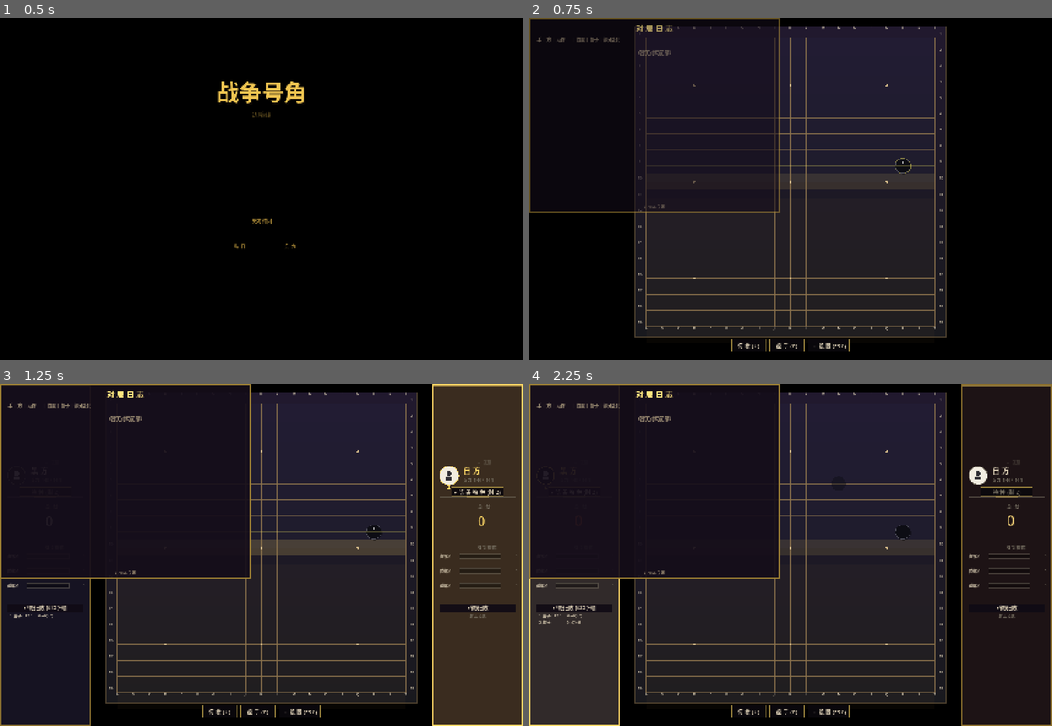
Above: before the commit, frames 1-4 (two rows, left to right).
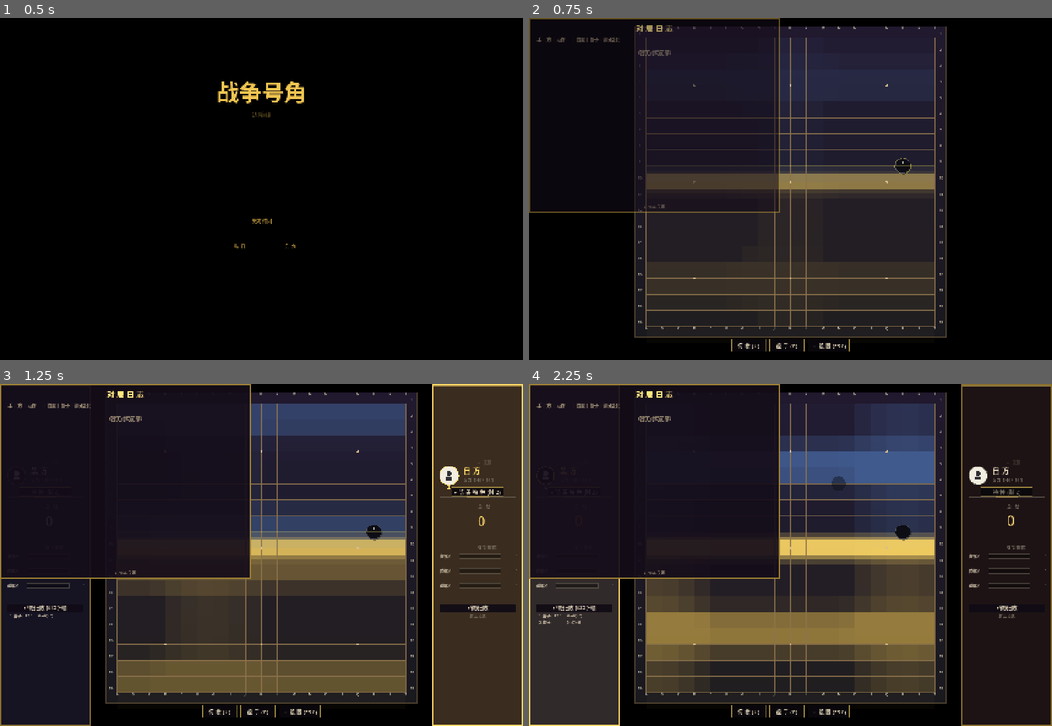
Above: after the commit, the same moments.

Repository: longgege-cd/GoVariant-WarHorn
Game: Godot game, scene res://scenes/Main.tscn
Two runs of this game, one before a commit and one after it. Both use one fixed random seed, a clock stepped at 60 frames per second and the inputs below.
Inputs (mouse positions are in pixels of both pictures, inside the frame that each line leads up to):
- Up to frame 1 (0.5 s): no input
- Up to frame 2 (0.75 s): tap Enter at 0.5 s; move the mouse to (905, 171) at 0.52 s; hold Right from 0.53 s (still down); tap L at 0.6 s; click (905, 171) at 0.67 s
- Up to frame 3 (1.25 s): keep holding Right
- Up to frame 4 (2.25 s): move the mouse to (790, 548) at 1.27 s; release Right at 1.28 s; hold S 1.28-2.03 s; tap P at 1.35 s; click (790, 548) at 1.42 s; move the mouse to (842, 479) at 2.02 s; hold Right from 2.03 s (still down); tap U at 2.1 s

Frame 1 is identical in both runs. In frame 2, 3.1% of the frame differs, in the area x 22-78%, y 40-53%; in frame 3, 16%; in frame 4, 22%, in the area x 22-78%, y 5-91%.

Commit message:
开局方格波浪动画
- BoardView: 新对局后 3.5 秒方格波浪动画提示领土和边境线
- 18x18 方格逐格绘制波纹：垂直主波从边境线向两侧扩散，水平辅波增加立体感
- 黑境方格高亮冷蓝，白境方格高亮暖金，强度按 sin(progress*PI) 衰减
- 边境线多层辉光脉冲（外层柔光+内层亮光+主线脉冲）

Diff:
--- a/scripts/ui/BoardView.gd
+++ b/scripts/ui/BoardView.gd
@@ -27,6 +27,9 @@
 var _last_redraw_time: int = 0  # 限频重绘（呼吸动画 30fps）
 var _error_flash: float = 0.0  # 非法操作红色边框闪烁强度（0~1，逐帧衰减）
 var _deploy_mode: bool = false  # 部署特种部队模式（边框呼吸 + 顶部小横条提示）
+# 开局领土/边境线波浪动画（新对局后持续 3.5 秒）
+var _opening_anim_time: float = 0.0  # 剩余秒数（>0 表示动画进行中）
+const OPENING_ANIM_DURATION: float = 3.5  # 总时长
 
 func _ready() -> void:
 	_theme = ThemeManager.current
@@ -45,6 +48,8 @@
 func set_session(s: GameSession) -> void:
 	session = s
 	last_move = Vector2i(-1, -1)
+	# 触发开局领土波浪动画
+	_opening_anim_time = OPENING_ANIM_DURATION
 	queue_redraw()
 
 # 接收行棋结果并更新视图
@@ -182,10 +187,52 @@
 	var top_h: int = cs * 9  # 行0-8
 	var bot_y: int = margin + cs * 10  # 行10开始
 	var bot_h: int = cs * 9  # 行10-18
-	# 黑境
-	draw_rect(Rect2(margin, margin, cs * 18, top_h), _theme.black_zone_hint, true)
-	# 白境
-	draw_rect(Rect2(margin, bot_y, cs * 18, bot_h), _theme.white_zone_hint, true)
+	# 开局方格波浪动画：每个方格按到边境线距离呈现波纹起伏
+	if _opening_anim_time > 0:
+		var progress: float = 1.0 - _opening_anim_time / OPENING_ANIM_DURATION  # 0→1
+		var intensity: float = sin(progress * PI)  # 整体强度 0→1→0
+		var time_phase: float = Time.get_ticks_msec() / 280.0  # 波浪传播速度
+		var base_black: Color = _theme.black_zone_hint
+		var base_white: Color = _theme.white_zone_hint
+		# 底色
+		draw_rect(Rect2(margin, margin, cs * 18, top_h), base_black, true)
+		draw_rect(Rect2(margin, bot_y, cs * 18, bot_h), base_white, true)
+		# 遍历每个方格（18×18）绘制波浪高亮
+		for gr in 18:  # 方格行 0-17
+			var row_center: float = gr + 0.5
+			# 方格到边境线（行9）的距离
+			var dist: float
+			var is_black: bool
+			if row_center < 9.0:
+				dist = 9.0 - row_center
+				is_black = true
+			else:
+				dist = row_center - 9.0
+				is_black = false
+			# 垂直波浪相位（从边境线向外扩散，距离越远相位越滞后）
+			var v_phase: float = -dist * 0.9 + time_phase
+			var v_wave: float = max(0.0, sin(v_phase))
+			var y: float = margin + cs * gr
+			for gc in 18:  # 方格列 0-17
+				# 水平波浪（轻微，增加立体感）
+				var col_center: float = gc + 0.5
+				var h_phase: float = (col_center - 9.0) * 0.4 + time_phase * 0.6
+				var h_wave: float = max(0.0, sin(h_phase)) * 0.35
+				var total_wave: float = clamp(v_wave + h_wave, 0.0, 1.0) * intensity
+				if total_wave < 0.05:
+					continue
+				var x: float = margin + cs * gc
+				# 高亮色：黑境偏冷蓝，白境偏暖金
+				var wave_color: Color
+				if is_black:
+					wave_color = Color(0.35, 0.55, 0.85, 0.55 * total_wave)
+				else:
+					wave_color = Color(0.95, 0.78, 0.32, 0.55 * total_wave)
+				draw_rect(Rect2(x, y, cs, cs), wave_color, true)
+	else:
+		# 普通显示
+		draw_rect(Rect2(margin, margin, cs * 18, top_h), _theme.black_zone_hint, true)
+		draw_rect(Rect2(margin, bot_y, cs * 18, bot_h), _theme.white_zone_hint, true)
 
 func _draw_border_zone_highlight(total_size: int) -> void:
 	# 边境线（第10行=行号9）的横带高亮
@@ -193,11 +240,25 @@
 	var cs: int = _theme.cell_size
 	var y: float = margin + cs * 9 - cs * 0.5
 	var color: Color = _theme.border_zone_color
-	if _theme.border_zone_pulse:
+	if _opening_anim_time > 0:
+		# 开局期间多层辉光脉冲
+		var progress: float = 1.0 - _opening_anim_time / OPENING_ANIM_DURATION
+		var intensity: float = sin(progress * PI)  # 0→1→0
+		# 外层柔光（宽）
+		var glow_outer: Color = Color(color.r, color.g, color.b, 0.20 * intensity)
+		draw_rect(Rect2(margin, y - cs * 0.5, cs * 18, cs * 2.0), glow_outer, true)
+		# 内层亮光（窄）
+		var glow_inner: Color = Color(color.r, color.g, color.b, 0.40 * intensity)
+		draw_rect(Rect2(margin, y - cs * 0.2, cs * 18, cs * 1.4), glow_inner, true)
+		# 主线
+		color.a = 0.30 + 0.50 * intensity
+	elif _theme.border_zone_pulse:
 		# 呼吸效果（基于时间）
 		var t: float = fmod(Time.get_ticks_msec() / 1000.0, 2.0) / 2.0
 		var pulse: float = 0.5 + 0.5 * sin(t * TAU)
 		color.a = 0.10 + 0.10 * pulse
+	else:
+		pass  # 使用默认 color.a
 	draw_rect(Rect2(margin, y, cs * 18, cs), color, true)
 
 func _draw_grid(_total_size: int) -> void:
@@ -704,10 +765,14 @@
 	if _error_flash > 0:
 		_error_flash = max(0.0, _error_flash - _delta * 2.0)
 		queue_redraw()
+	# 开局波浪动画倒计时
+	if _opening_anim_time > 0:
+		_opening_anim_time = max(0.0, _opening_anim_time - _delta)
+		queue_redraw()
 	if not effect_overlays.is_empty():
 		_cleanup_overlays()
-	# 是否需要持续重绘（呼吸动画/全息环/特效叠加/部署模式指示）
-	var need_anim: bool = _theme != null and (_theme.border_zone_pulse or _theme.holographic_ring or _deploy_mode or not effect_overlays.is_empty())
+	# 是否需要持续重绘（呼吸动画/全息环/特效叠加/部署模式指示/开局波浪）
+	var need_anim: bool = _theme != null and (_theme.border_zone_pulse or _theme.holographic_ring or _deploy_mode or not effect_overlays.is_empty() or _opening_anim_time > 0)
 	if not need_anim:
 		return
 	# 限频 30fps（呼吸/全息环不需要 60fps，降低 GPU 负载）
